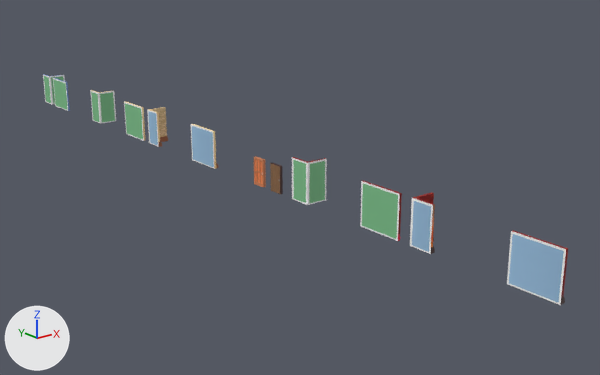
The Blender file Blender models/Assets.blend, before and after one commit.
Both versions are drawn from a camera (50 mm lens) standing at (-81.9, -131.9, 43.4) and looking at (12.8, -13.6, -3.9). The lights are fixed; the arrows at lower left show +X, +Y and +Z. The picture after the commit comes second. The same objects are shown in both versions, whatever each file hides.

In view in the first picture: 'Corner', 'Corner.001', 'Corner.002', 'Corner.003', 'Corner.004', 'Door', 'Door.001', 'Wall', 'Wall.001', 'Wall.002', 'Wall.003', 'Wall.004'.
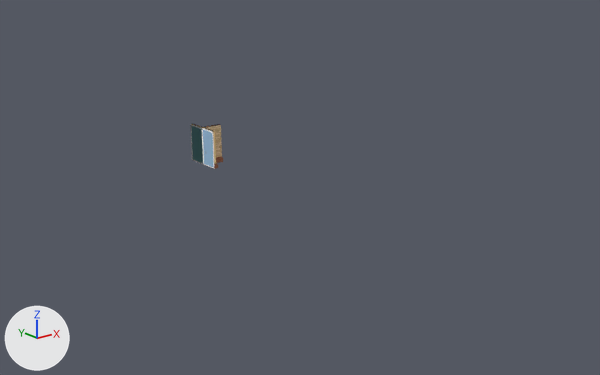
Where the change shows, as pixel boxes [x1, y1, x2, y2] in the pictures (600 x 375 px):
'Wall.003', moved (not visible afterwards)
    before: [507, 230, 568, 305]
'Wall.004', moved (not visible afterwards)
    before: [360, 181, 402, 241]
'Corner.003', reshaped, moved (15% narrower, 29% shorter)
    before: [410, 192, 435, 254]
    after: [202, 125, 223, 169]
'Corner.004', moved (not visible afterwards)
    before: [292, 157, 327, 205]
'Corner', reshaped, moved
    before: [147, 107, 168, 147]
    after: [202, 125, 217, 168]
'Corner.001', moved (not visible afterwards)
    before: [90, 90, 116, 124]
'Wall.001', moved (not visible afterwards)
    before: [124, 102, 145, 141]
'Wall.002', moved (not visible afterwards)
    before: [53, 78, 70, 111]
'Door.001', moved (not visible afterwards)
    before: [270, 162, 283, 194]
'Door', reshaped, moved (not visible afterwards)
    before: [254, 156, 266, 188]
'Corner.002', moved (not visible afterwards)
    before: [43, 74, 65, 104]

Diff of the bpy script that builds the scene:
```diff
--- a/Blender models/Assets.blend.py
+++ b/Blender models/Assets.blend.py
@@ ob_corner_003 @@
-ob_corner_003 = bpy.data.objects.new('Corner.003', me_cube_016)
-ob_corner_003.location = (2.4, -55.0, 0.0)
+ob_corner_003 = bpy.data.objects.new('Corner.003', me_cube_007)
+ob_corner_003.location = (2.4, -0.1, 0.0)
 ob_corner_003.rotation_euler = (0.0, 0.0, 1576.0)  # degrees (0, 0, 298)
@@ ob_corner_004 @@
 ob_corner_004 = bpy.data.objects.new('Corner.004', me_cube_019)
-ob_corner_004.location = (0.0, -29.0, 0.0)
+ob_corner_004.location = (0.0, 2.6, 0.0)
@@ ob_wall_003 @@
 ob_wall_003 = bpy.data.objects.new('Wall.003', me_cube_008)
-ob_wall_003.location = (0.0, -76.0, 0.0)
+ob_wall_003.location = (0.0, 0.0, 0.0)
@@ ob_wall_004 @@
 ob_wall_004 = bpy.data.objects.new('Wall.004', me_cube_017)
-ob_wall_004.location = (0.0, -48.5, 0.0)
+ob_wall_004.location = (0.0, 0.0, 0.0)
@@ ob_corner @@
-ob_corner = bpy.data.objects.new('Corner', me_cube_007)
-ob_corner.location = (2.4, 21.0, 0.0)
+ob_corner = bpy.data.objects.new('Corner', me_cube_016)
+ob_corner.location = (2.4, -0.1, 0.0)
 ob_corner.rotation_euler = (0.0, 0.0, 1576.0)  # degrees (0, 0, 298)
@@ ob_corner_001 @@
 ob_corner_001 = bpy.data.objects.new('Corner.001', me_cube_010)
-ob_corner_001.location = (0.0, 47.0, 0.0)
+ob_corner_001.location = (0.0, 2.6, 0.0)
@@ ob_corner_002 @@
 ob_corner_002 = bpy.data.objects.new('Corner.002', me_cube_012)
-ob_corner_002.location = (0.0, 75.0, 0.0)
+ob_corner_002.location = (0.0, 2.6, 0.0)
@@ ob_door @@
-ob_door = bpy.data.objects.new('Door', me_cube_006)
-ob_door.location = (0.0, -18.0, 0.0)
+ob_door = bpy.data.objects.new('Door', me_cube_020)
+ob_door.location = (0.0, 0.0, 0.0)
@@ ob_door_001 @@
 ob_door_001 = bpy.data.objects.new('Door.001', me_cube_013)
-ob_door_001.location = (-0.1, -23.0, 0.0)
+ob_door_001.location = (-0.1, 0.0, 0.0)
 ob_door_001.scale = (1.15, 1.0, 1.0)
@@ ob_wall_001 @@
 ob_wall_001 = bpy.data.objects.new('Wall.001', me_cube_004)
-ob_wall_001.location = (0.0, 27.5, 0.0)
+ob_wall_001.location = (0.0, 0.0, 0.0)
@@ ob_wall_002 @@
 ob_wall_002 = bpy.data.objects.new('Wall.002', me_cube_011)
-ob_wall_002.location = (0.0, 66.0, 0.0)
+ob_wall_002.location = (0.0, 0.0, 0.0)
```
